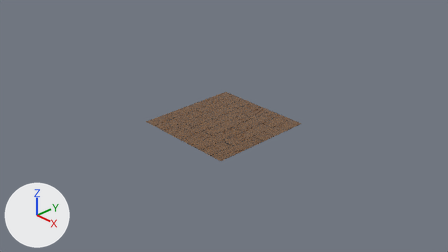
The Blender file AVDR/Assets/3d Objects/Construction Resources/models/wood tray.blend: old version first, new version second.
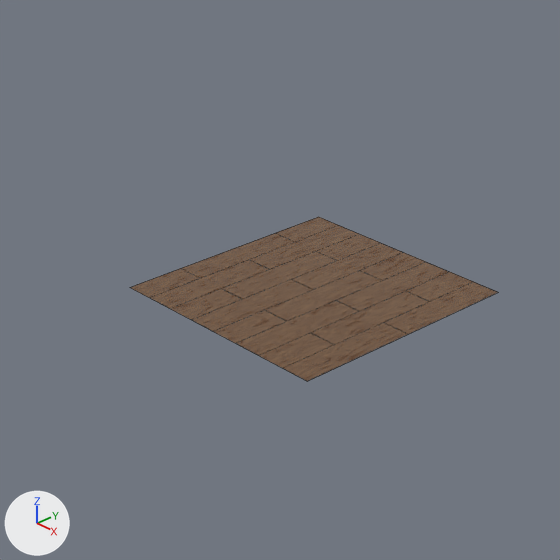
There are two pictures of each version: one from the file's camera 'Camera', one close up on the part from 20% to 73% of the width and 0% to 94% of the height. Arrows for +X, +Y and +Z are at lower left; the lights stay in place. The close-ups show mesh edges as thin lines.
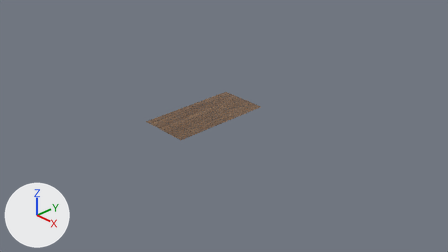
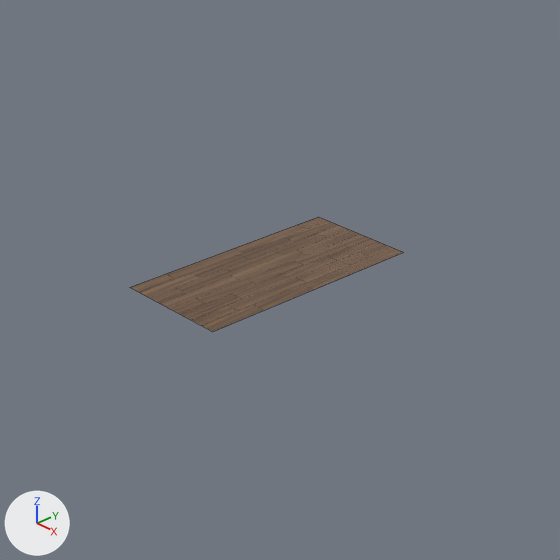
The newer file is also rescaled (x2.0), turned or shifted as a whole; pictures and numbers use the older file's frame.

Changed parts and their boxes [x1, y1, x2, y2] in the close-ups (560 x 560 px):
'Plane', reshaped (25% narrower, 30% shorter)
    before: [130, 217, 498, 381]
    after: [130, 217, 404, 331]

What the commit changed:
me_plane has 4 vertices, 1 face and spans x -1.0..1.0, y -1.0..1.0, z 0.0.
me_plane is used by ob_plane; location (0.0, 0.0, 0.0).
Part 1, on me_plane:
Vertex 1 of me_plane moves from (1.0, -1.0, 0.0) at pixel (307, 381) to (0.0, -1.0, 0.0) at pixel (212, 331).
Vertex 3 of me_plane moves from (1.0, 1.0, 0.0) at pixel (498, 292) to (0.0, 1.0, 0.0) at pixel (403, 252).
